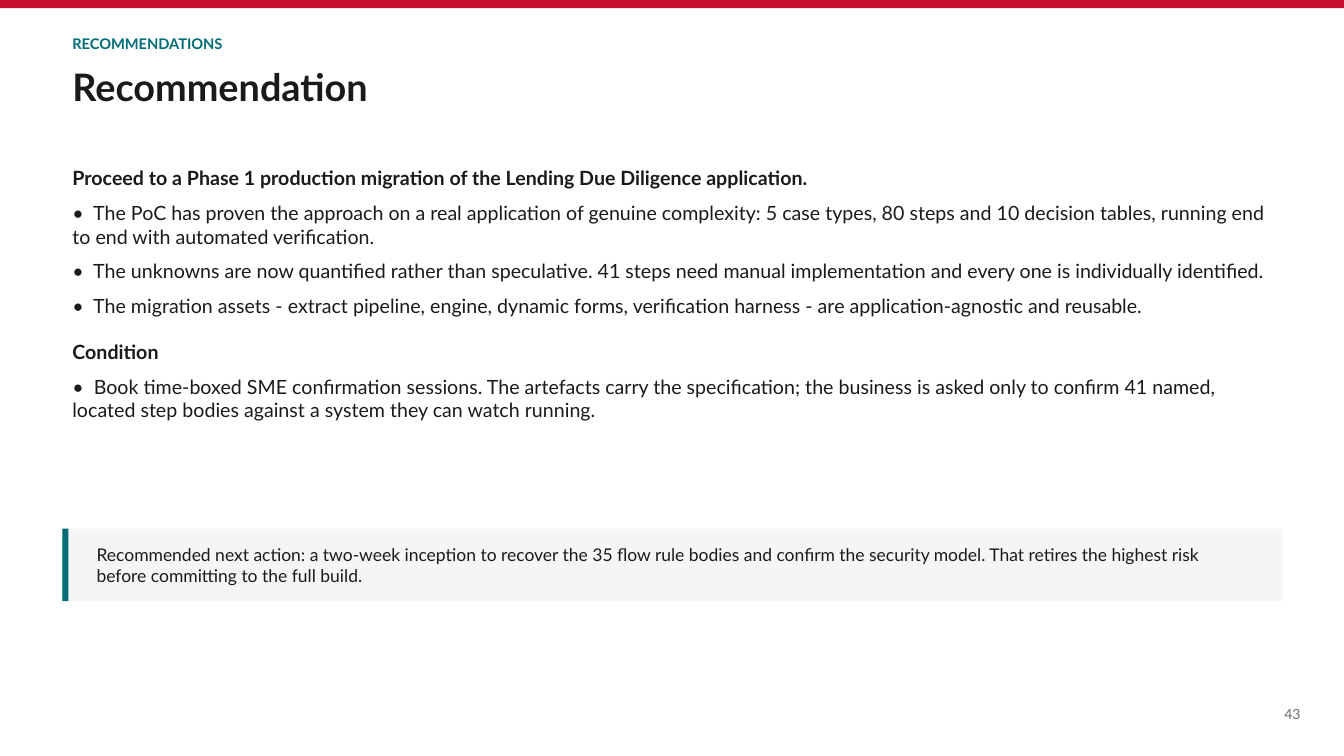
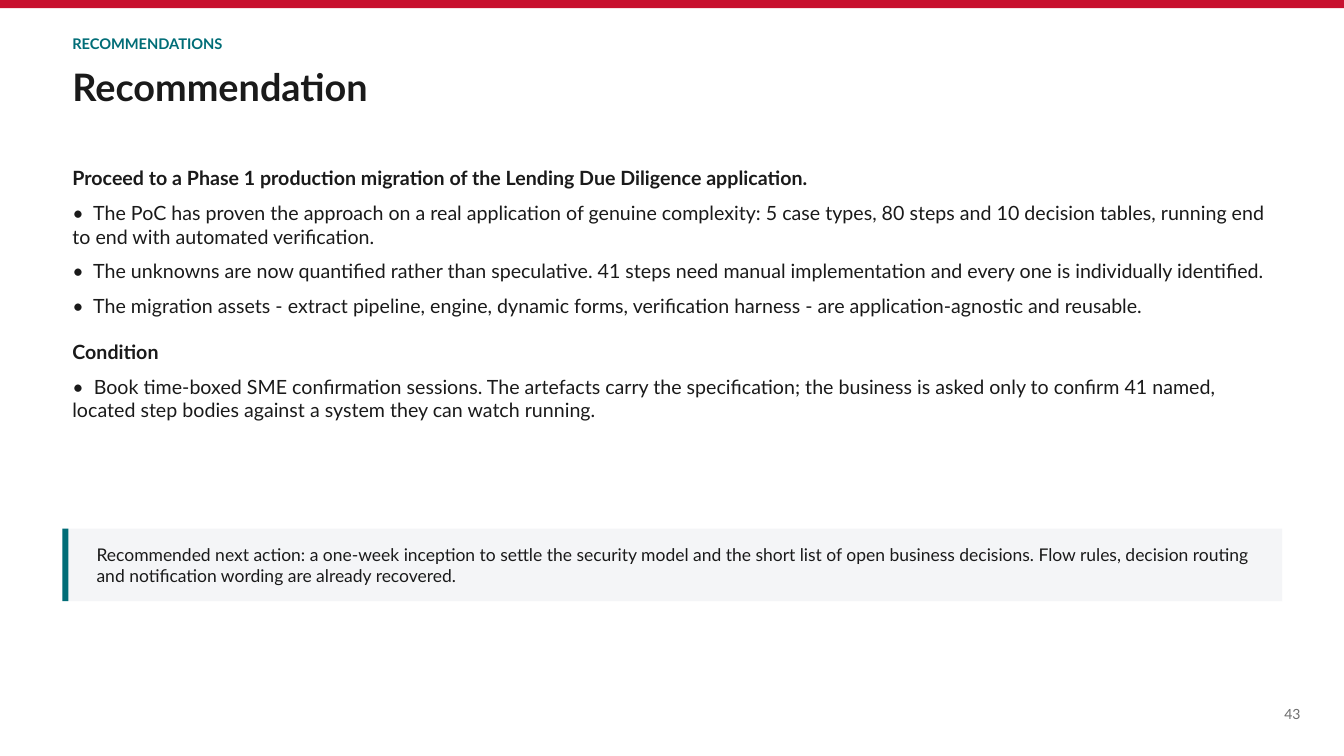
Before and after one commit to parclarke/LDD, a slide deck: slide 43 of lending-due-diligence-app/docs/Pega-to-PowerPlatform-Migration-PoC.pptx. Drawn at 1344x756 pixels with LibreOffice and Linux fonts; fonts in the diff are those of the drawing. Boxes give left, top, right and bottom in pixels: in the first picture for what was removed or moved away, otherwise in the second. Text is boxed around its words. In the diff, an @@ line names an element or a change of style, - is before the commit and + after.

```diff
--- a/lending-due-diligence-app/docs/Pega-to-PowerPlatform-Migration-PoC.pptx
+++ b/lending-due-diligence-app/docs/Pega-to-PowerPlatform-Migration-PoC.pptx
@@ text at (97,548,1248,585): text changed @@
-Recommended next action: a two-week inception to recover the 35 flow rule bodies and confirm the security model. That retires the highest risk before committing to the full build.
+Recommended next action: a one-week inception to settle the security model and the short list of open business decisions. Flow rules, decision routing and notification wording are already recovered.
```
Also in this commit, not shown: 5 other slides changed, 1 other file.
